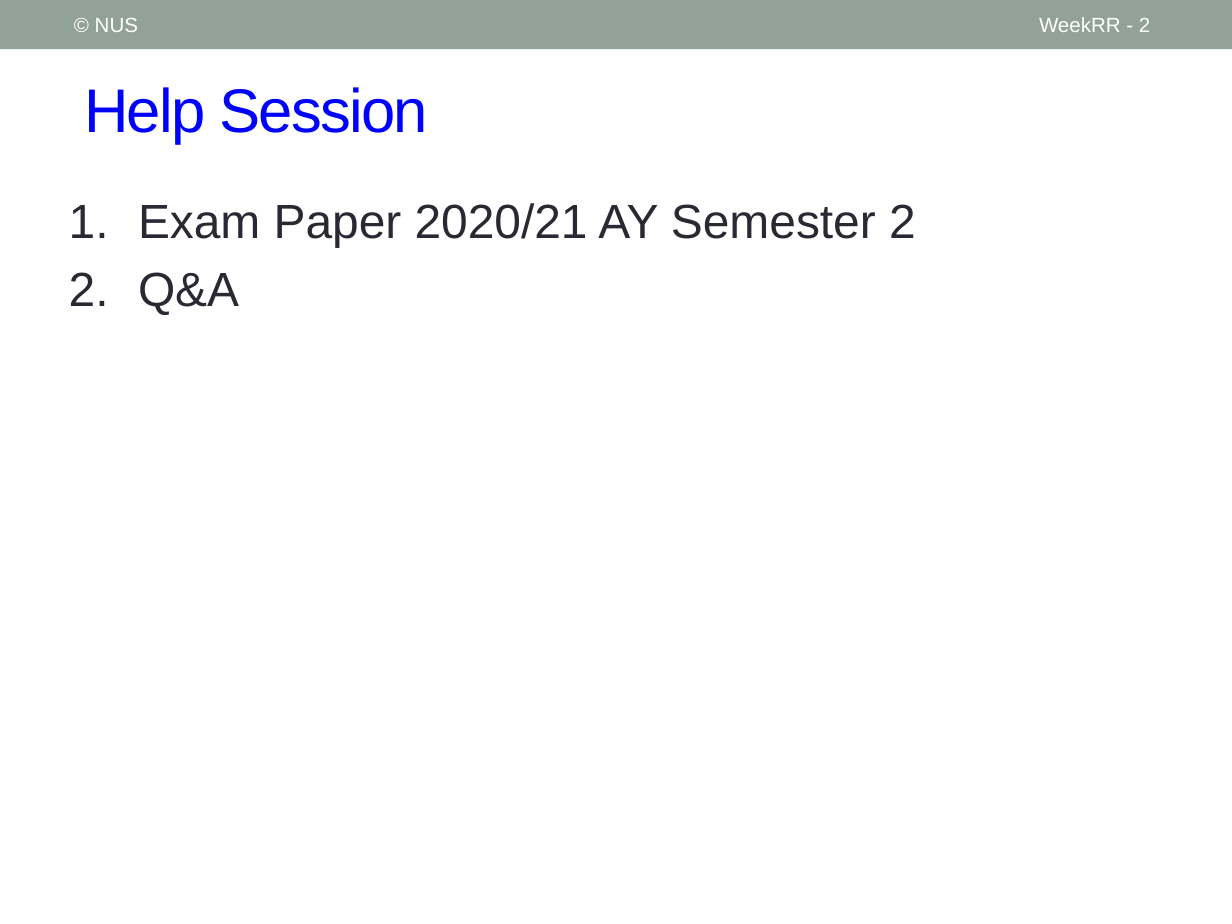
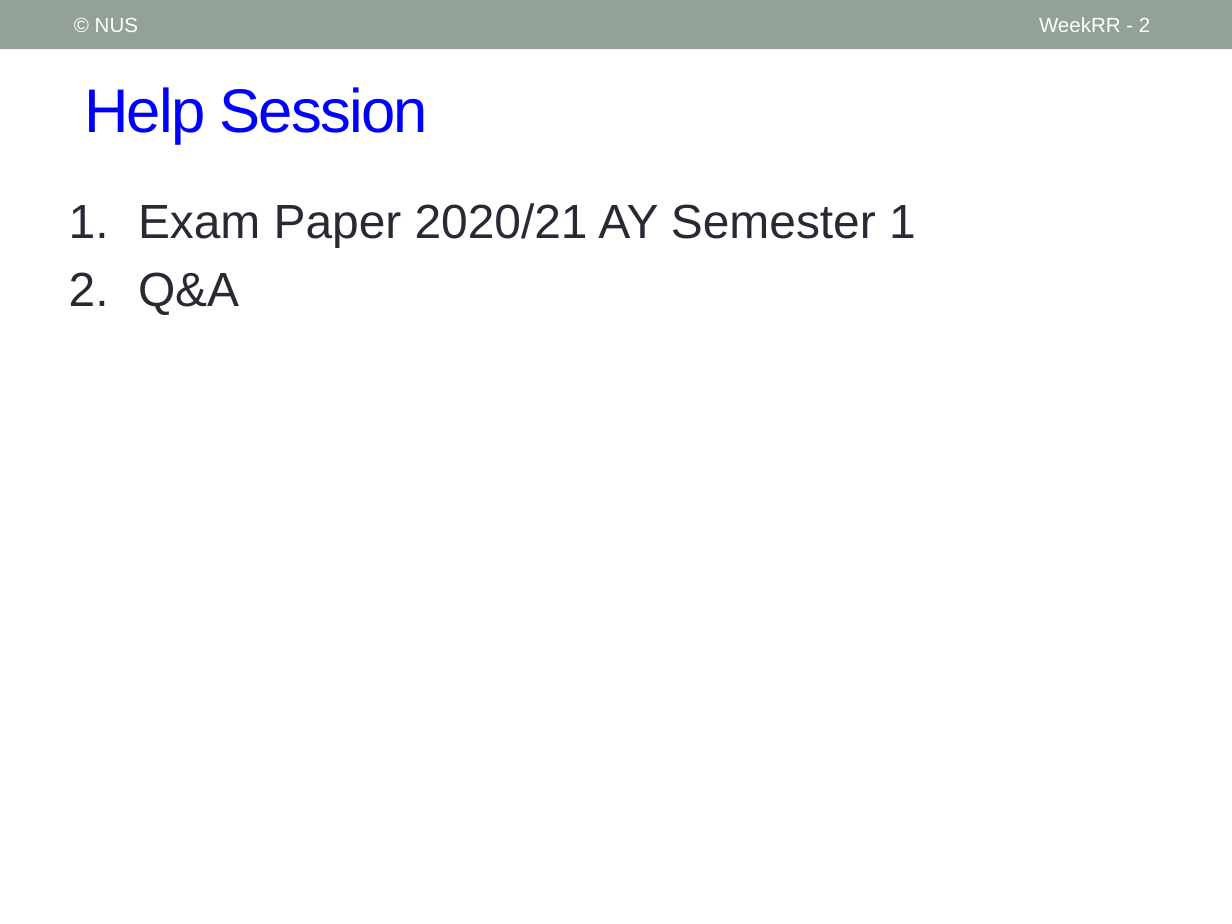
Before and after one commit to nus-cs1010-2021-s2/website, a slide deck: slide 2 of slides/WeekRR_Help Session.pptx. Drawn at 1232x924 pixels with LibreOffice and Linux fonts; fonts in the diff are those of the drawing. Boxes give left, top, right and bottom in pixels: in the first picture for what was removed or moved away, otherwise in the second. Text is boxed around its words. In the diff, an @@ line names an element or a change of style, - is before the commit and + after.

```diff
--- a/slides/WeekRR_Help Session.pptx
+++ b/slides/WeekRR_Help Session.pptx
@@ text at (138, 203, 916, 248): text changed @@
-1. Exam Paper 2020/21 AY Semester 2
+1. Exam Paper 2020/21 AY Semester 1
```
Also in this commit, not shown: 2 other files.
